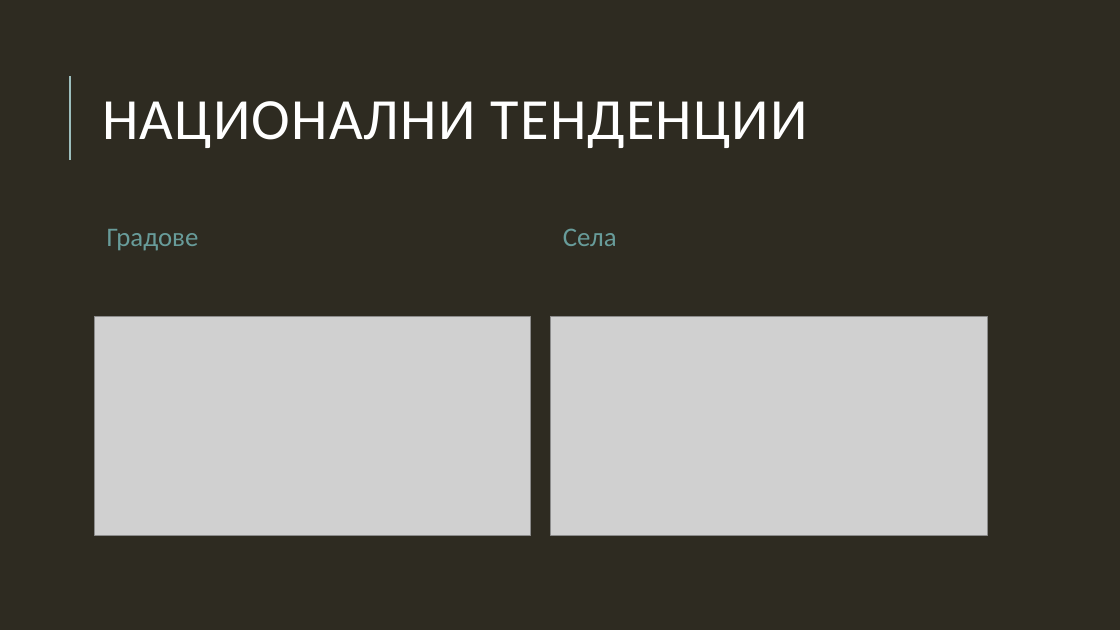
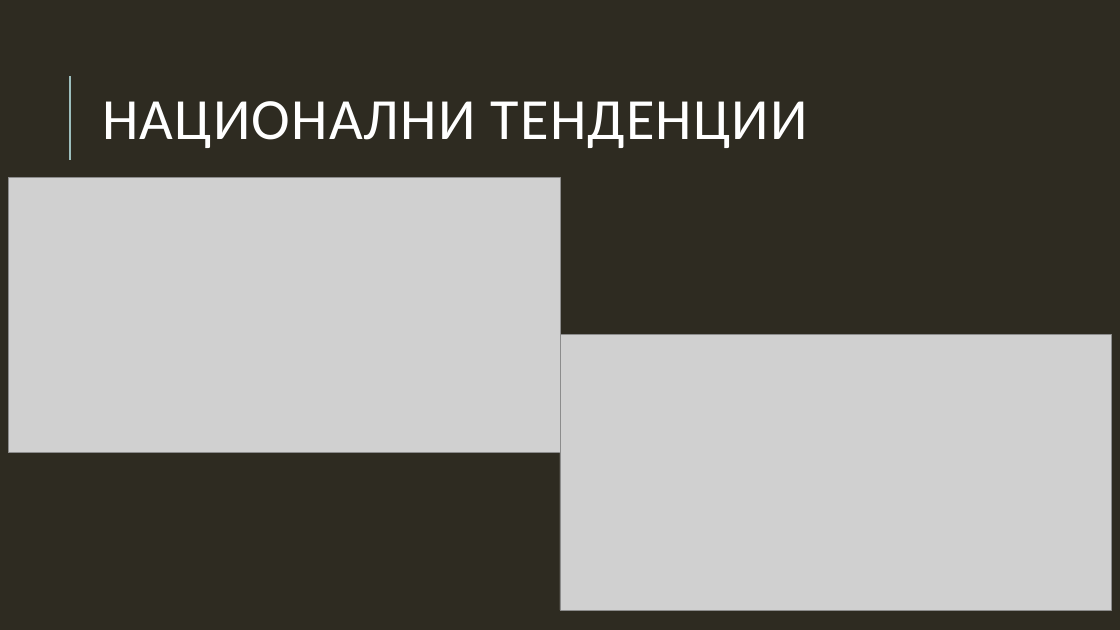
Before and after one commit to sarabadjieva/MITM322_DataMining, a slide deck: slide 15 of Анализ.pptx (slide 14 before the commit). Drawn at 1120x630 pixels with LibreOffice and Linux fonts; fonts in the diff are those of the drawing; grey boxes stand for pictures. Boxes give left, top, right and bottom in pixels: in the first picture for what was removed or moved away, otherwise in the second. Text is boxed around its words. In the diff, an @@ line names an element or a change of style, - is before the commit and + after.

```diff
--- a/Анализ.pptx
+++ b/Анализ.pptx
@@ picture: place and size @@
-picture at box(94, 317, 531, 535)
+picture at box(8, 177, 560, 453)
@@ text removed at box(107, 229, 199, 251) @@
-Градове
@@ text removed at box(563, 228, 617, 246) @@
-Села
@@ picture: place and size @@
-picture at box(550, 317, 987, 535)
+picture at box(560, 334, 1112, 610)
```
Also in this commit, not shown: 17 other slides changed, 3 slides added, 2 slides removed, 24 other files.
